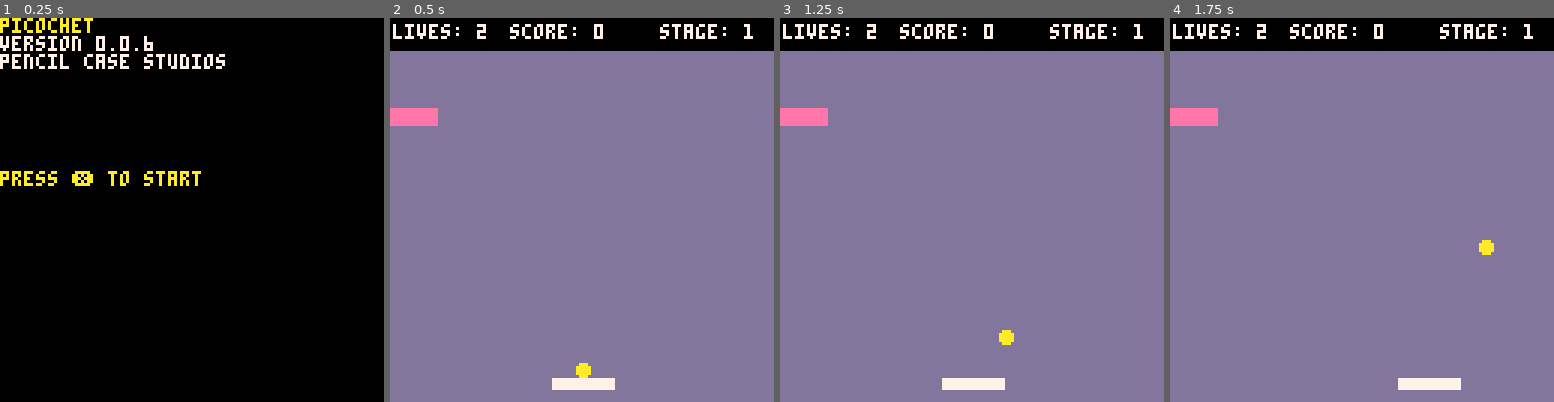
Above: before the commit, frames 1-4 (left to right).
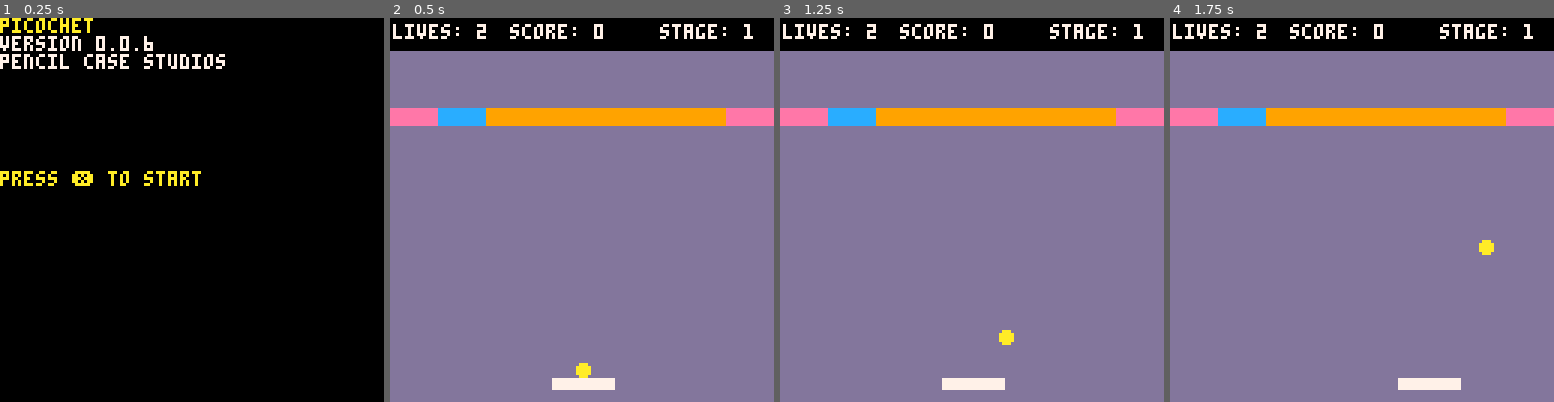
Above: after the commit, the same moments.

Repository: pencilcasestudios/picochet
Game: PICO-8 cartridge picochet.p8
Same seed, same stepped clock (60 frames per second), same inputs: the game is played once before the commit and once after it.
Inputs:
- Up to frame 1 (0.25 s): no input
- Up to frame 2 (0.5 s): tap X (X key) at 0.33 s
- Up to frame 3 (1.25 s): tap X (X key) at 1.07 s
- Up to frame 4 (1.75 s): hold Right from 1.6 s (still down)

Frame 1 is identical in both runs. In frame 2, 4.1% of the frame differs, in the area x 12-100%, y 23-29%; in frame 3, 4.1%; in frame 4, 4.1%.

Commit message:
Set up powerup and indistructible bricks

Diff:
--- a/picochet.p8
+++ b/picochet.p8
@@ -49,6 +49,8 @@
 	brick_impact_sound = 4
 	brick_indestructible_impact_sound = 17
 	brick_multi_hit_impact_sound = 18
+	brick_exploding_impact_sound = 19
+	brick_powerup_impact_sound = 20
 	game_win_sound = 5
 	game_over_sound = 6
 	combo_hit_0_sound = 7
@@ -81,7 +83,7 @@
 	--- 	"n" = one brick
 	--- 	"." = empty space
 	brick_patterns = {}
-	brick_patterns[1] = "m"
+	brick_patterns[1] = "mpeeeeem"
 	brick_patterns[2] = "im"
 	brick_patterns[3] = "iim"
 	brick_patterns[4] = "iiim"
@@ -895,6 +897,28 @@
 		sfx(sound_index + combo_hit)
 		combo_hit = (combo_hit + 1)
 				% max_combos
+	elseif (brick_type[_i] == "p") then
+		-- powerup brick
+		is_brick_visible[_i] = false
+		sfx(brick_powerup_impact_sound)
+		-- todo: trigger powerup
+		score = score
+				+ (brick_hit_points
+					* combo_hit)
+		local sound_index = 7
+		sfx(sound_index + combo_hit)
+		combo_hit = combo_hit + 1
+	elseif (brick_type[_i] == "e") then
+		-- exploding brick
+		sfx(brick_exploding_impact_sound)
+		is_brick_visible[_i] = false
+		score = score
+				+ (brick_hit_points
+					* combo_hit)
+		local sound_index = 7
+		sfx(sound_index + combo_hit)
+		combo_hit = (combo_hit + 1)
+				% max_combos
 	end
 end
 
Not shown, changed: the sound effects (__sfx__) section of picochet.p8
